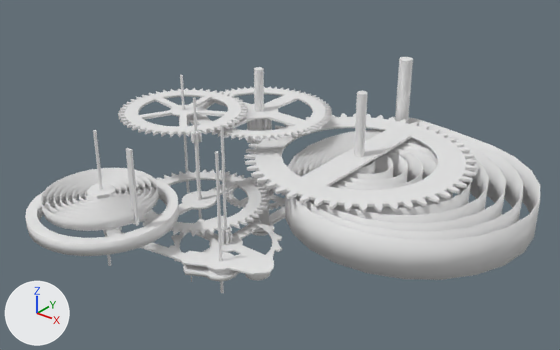
One commit to the Blender file assets/models/clock.blend: the scene before it, then after it.
Both versions are drawn from a 50 mm camera at (15.98, -16.98, 14.45) aimed at (0.02, 2.97, 2.08). Lighting does not change. The marker at lower left points along +X, +Y and +Z.

The first picture shows 'anchor', 'escape_wheel', 'gear.000', 'gear.001', 'gear.002', 'gear_hours', 'gear_minutes', 'movement_spring', 'pendulum', 'pendulum_spring', 'pin.005', 'pin.006', 'pin.007', 'spring_holder'.
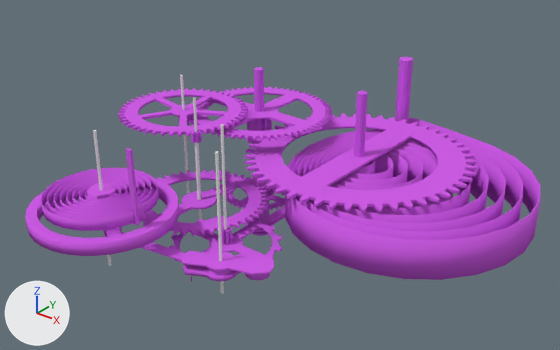
Boxes (x1, y1, x2, y2) around the edits, measured in the pictures (560 x 350 px):
'movement_spring', recoloured (white to purple)
    both: (285, 118, 540, 280)
'gear.002', recoloured (white to purple)
    both: (245, 113, 477, 212)
'pendulum_spring', recoloured (white to purple)
    both: (41, 168, 159, 231)
'pendulum', recoloured (white to purple)
    both: (25, 178, 179, 256)
'gear_minutes', recoloured (white to purple)
    both: (188, 86, 332, 191)
'gear.001', recoloured (white to purple)
    both: (118, 88, 248, 137)
'gear.000', recoloured (grey to purple)
    both: (139, 129, 269, 236)
'anchor', recoloured (white to purple)
    both: (119, 227, 274, 282)
'escape_wheel', recoloured (white to purple)
    both: (169, 216, 282, 262)
'pin.007', recoloured (grey to purple)
    both: (395, 57, 413, 123)
'pin.006', recoloured (grey to purple)
    both: (354, 91, 368, 157)
'gear_hours', recoloured (grey to purple)
    both: (226, 177, 285, 226)
'spring_holder', recoloured (grey to purple)
    both: (126, 148, 139, 226)
'pin.005', recoloured (grey to purple)
    both: (254, 67, 265, 187)

Patch to the scene script:
```diff
--- a/assets/models/clock.blend.py
+++ b/assets/models/clock.blend.py
@@ me_gear_hours @@
 me_gear_hours.from_pydata(...)  # 1346 vertices, 1369 faces; spans x -1.5..1.5, y -1.5..1.5, z -1.58..0.05
+me_gear_hours.materials.append(mat_default)  # purple #cf5ee7
@@ me_pin_007 @@
 me_pin_007.from_pydata(...)  # 24 vertices, 14 faces; spans x -5.26..5.26, y -5.26..5.26, z -1.0..1.0
+me_pin_007.materials.append(mat_default)  # purple #cf5ee7
@@ me_movement_spring @@
 me_movement_spring.from_pydata(...)  # 1076 vertices, 1072 faces; spans x -2.27..6.66, y -4.53..4.98, z -0.71..0.71
+me_movement_spring.materials.append(mat_default)  # purple #cf5ee7
@@ me_spring_holder @@
 me_spring_holder.from_pydata(...)  # 24 vertices, 22 faces; spans x -0.1..0.1, y -0.04..0.04, z -1.58..1.0
+me_spring_holder.materials.append(mat_default)  # purple #cf5ee7
@@ me_pendulum_spring @@
 me_pendulum_spring.from_pydata(...)  # 780 vertices, 772 faces; spans x -3.71..0.21, y -1.96..1.86, z -0.18..0.22
+me_pendulum_spring.materials.append(mat_default)  # purple #cf5ee7
@@ me_pin_006 @@
 me_pin_006.from_pydata(...)  # 24 vertices, 14 faces; spans x -3.62..3.62, y -3.62..3.62, z -1.0..1.0
+me_pin_006.materials.append(mat_default)  # purple #cf5ee7
@@ me_gear_002 @@
 me_gear_002.from_pydata(...)  # 1400 vertices, 1402 faces; spans x -4.24..4.24, y -4.25..4.25, z -0.05..0.05
+me_gear_002.materials.append(mat_default)  # purple #cf5ee7
@@ me_pin_005 @@
 me_pin_005.from_pydata(...)  # 24 vertices, 14 faces; spans x -3.62..3.62, y -3.62..3.62, z -1.04..1.0
+me_pin_005.materials.append(mat_default)  # purple #cf5ee7
@@ me_gear_007 @@
 me_gear_007.from_pydata(...)  # 2345 vertices, 2440 faces; spans x -2.89..2.89, y -2.89..2.89, z -3.47..0.05
+me_gear_007.materials.append(mat_default)  # purple #cf5ee7
@@ me_gear_001 @@
 me_gear_001.from_pydata(...)  # 1588 vertices, 1615 faces; spans x -2.49..2.49, y -2.49..2.49, z -0.59..0.05
+me_gear_001.materials.append(mat_default)  # purple #cf5ee7
@@ me_gear_000 @@
 me_gear_000.from_pydata(...)  # 1578 vertices, 1596 faces; spans x -2.59..2.59, y -2.59..2.59, z -0.05..2.78
+me_gear_000.materials.append(mat_default)  # purple #cf5ee7
@@ me_pendulum @@
 me_pendulum.from_pydata(...)  # 221 vertices, 235 faces; spans x -2.47..2.47, y -2.47..2.48, z -0.61..1.02
+me_pendulum.materials.append(mat_default)  # purple #cf5ee7
@@ me_anchor @@
 me_anchor.from_pydata(...)  # 256 vertices, 239 faces; spans x -5.47..2.57, y -5.47..2.57, z -0.93..1.66
+me_anchor.materials.append(mat_default)  # purple #cf5ee7
@@ me_escape_wheel @@
 me_escape_wheel.from_pydata(...)  # 446 vertices, 564 faces; spans x -1.98..1.98, y -1.98..1.98, z -0.06..0.54
+me_escape_wheel.materials.append(mat_default)  # purple #cf5ee7
```
